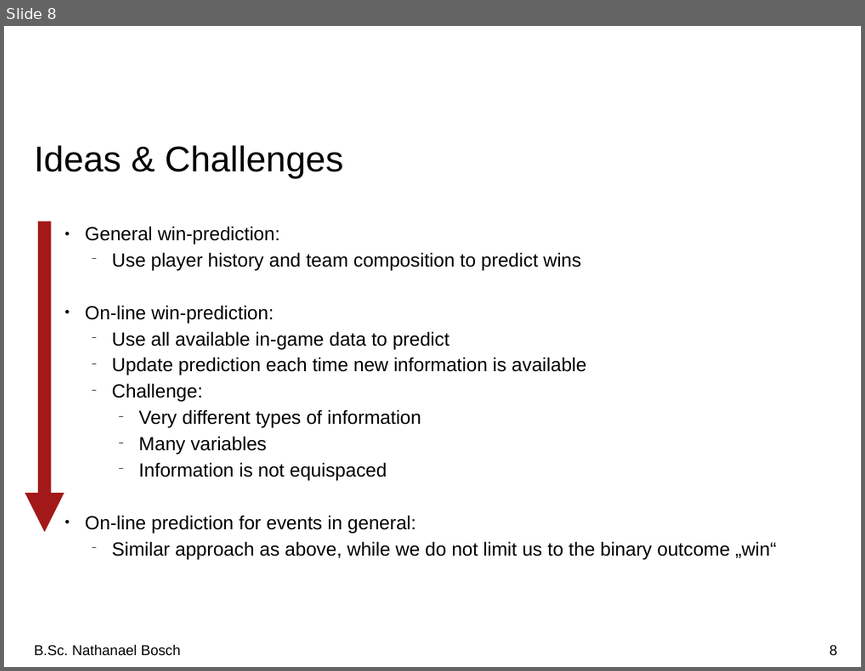
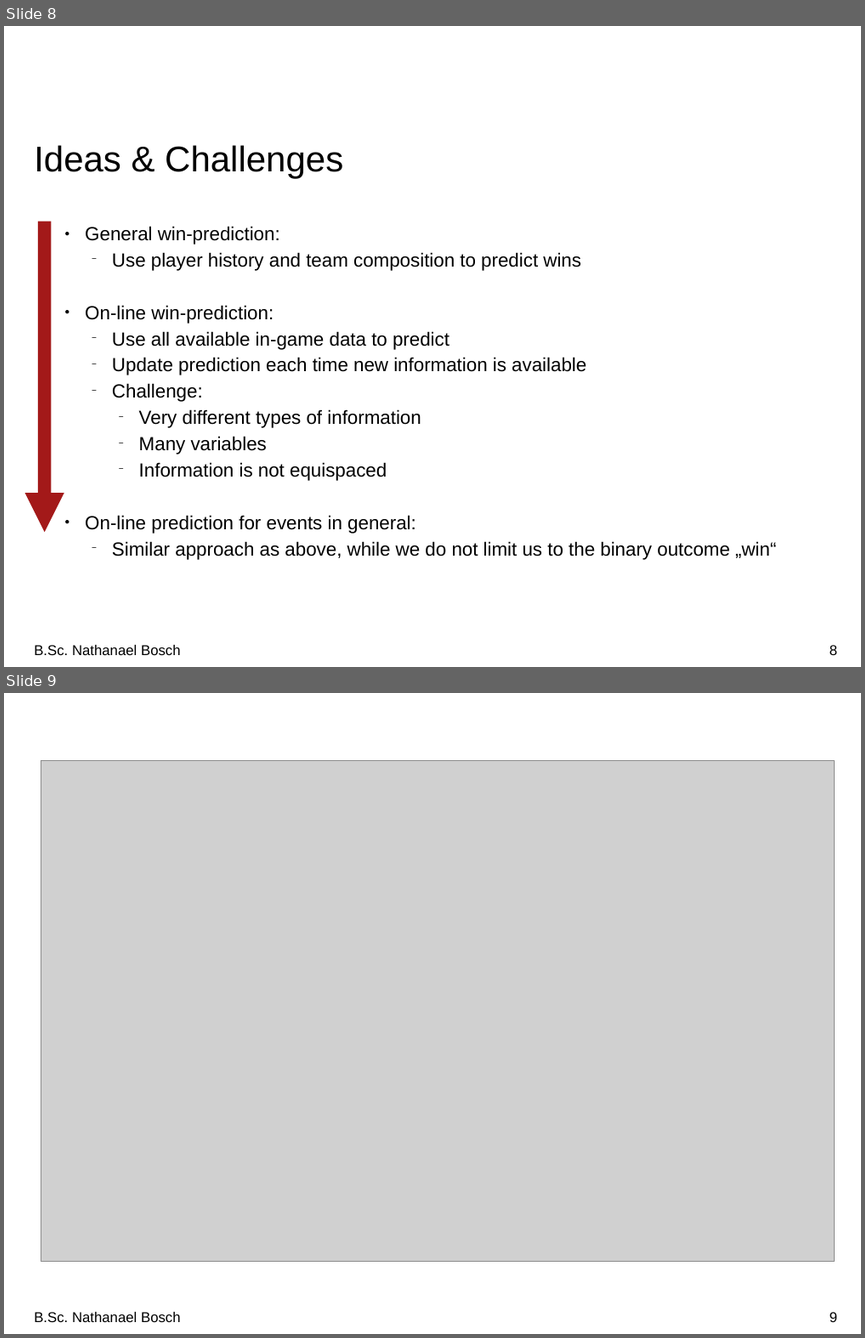
Before and after one commit to nathanaelbosch/GNTRM, a slide deck: challenges/challenge2/challenge2.odp. Shown one above the other, each under a label of ours: slide 8 before the commit, slides 8 and 9 after it. The pictures are 865x671 and 865x1338 pixels, drawn with LibreOffice and Linux fonts; fonts in the diff are those of the drawing; grey boxes stand for pictures; background and template pictures are left out. Boxes give left, top, right and bottom in pixels: in the first picture for what was removed or moved away, otherwise in the second. Text is boxed around its words. In the diff, an @@ line names an element or a change of style, - is before the commit and + after.

```diff
--- a/challenges/challenge2/challenge2.odp
+++ b/challenges/challenge2/challenge2.odp
@@ slide 9 added at <box>4,693,861,1334</box>, background #FFFFFF @@
@@ picture added at <box>41,761,834,1262</box> @@
@@ text added at <box>34,1312,181,1322</box>, 12 pt, text #000000 @@
+B.Sc. Nathanael Bosch
@@ page number added at <box>829,1312,837,1322</box>, 12 pt, text #000000 @@
+9
```
Also in this commit, not shown: 1 other slide added, 6 other files.
